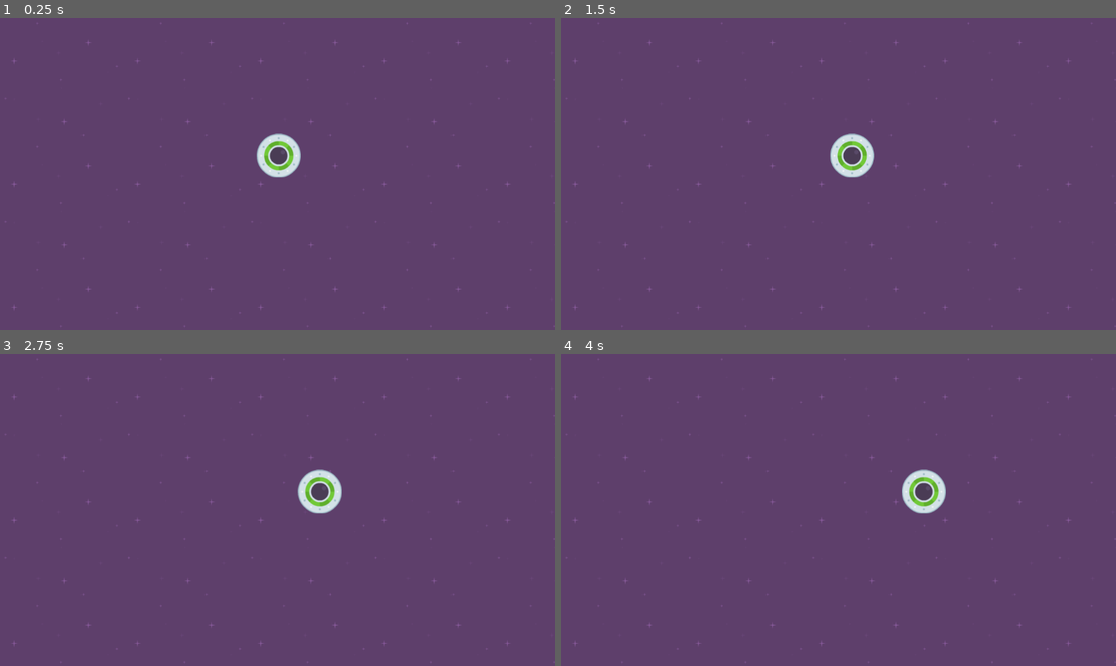
Above: before the commit, frames 1-4 (two rows, left to right).
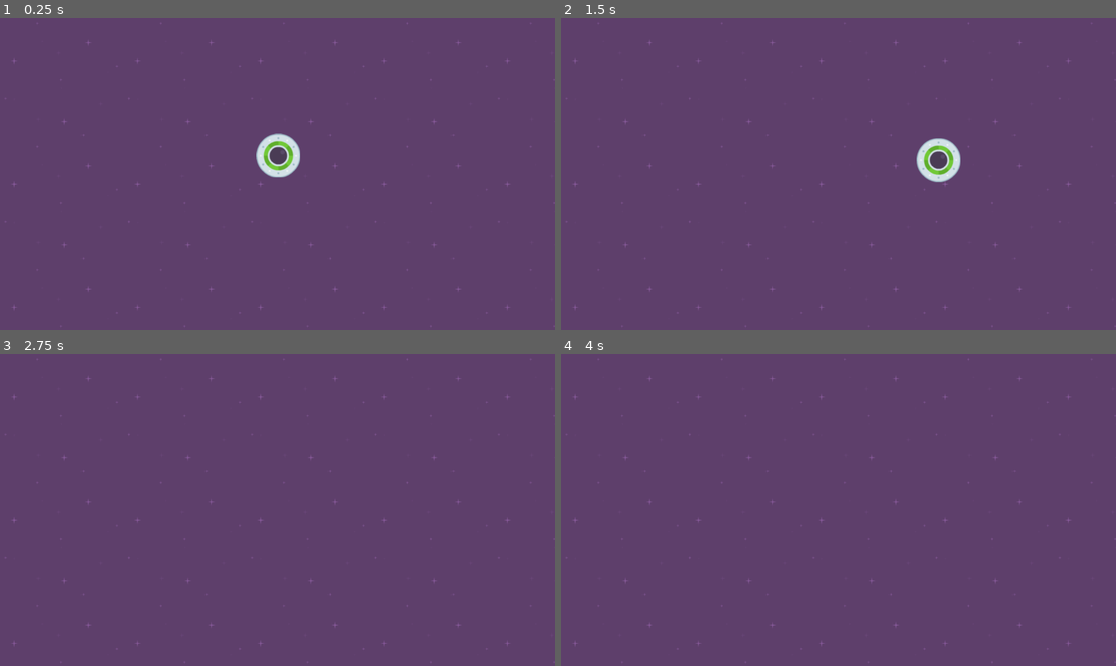
Above: after the commit, the same moments.

Repository: Lefasto/speedy_saucer
Game: Godot game, scene res://level_1.tscn
Two runs of this game, one before a commit and one after it. Both use one fixed random seed, a clock stepped at 60 frames per second and the inputs below.
Inputs:
- Up to frame 1 (0.25 s): no input
- Up to frame 2 (1.5 s): hold Right (move_right, bound only after the commit) 0.53-1.28 s; hold Down (move_down, bound only after the commit) from 1.28 s (still down)
- Up to frame 3 (2.75 s): release Down (move_down, bound only after the commit) at 2.03 s; hold Right (move_right, bound only after the commit) from 2.03 s (still down)
- Up to frame 4 (4 s): release Right (move_right, bound only after the commit) at 2.78 s; hold Up (move_up, bound only after the commit) 2.78-3.53 s; hold Left (move_left, bound only after the commit) from 3.53 s (still down)

The runs differ from the first frame. In frame 1, 0.1% of the frame differs, in the area x 46-55%, y 38-51%; in frame 2, 1.5%, in the area x 48-72%, y 36-53%; in frame 3, 0.8%; in frame 4, 0.8%.

Commit message:
add player input

Diff:
--- a/player.gd
+++ b/player.gd
@@ -1,12 +1,12 @@
 extends RigidBody2D
 
-
-# Called when the node enters the scene tree for the first time.
-func _ready() -> void:
-	pass
-
-func _process(delta: float) -> void:
-	pass
-
 func _physics_process(delta: float) -> void:
-	apply_force(Vector2(25, 0))
+	var force: int = 500
+	if Input.is_action_pressed("move_right"):
+		apply_force(Vector2(force, 0))
+	if Input.is_action_pressed("move_left"):
+		apply_force(Vector2(-force, 0))
+	if Input.is_action_pressed("move_up"):
+		apply_force(Vector2(0, -force))
+	if Input.is_action_pressed("move_down"):
+		apply_force(Vector2(0, force))
--- a/project.godot
+++ b/project.godot
@@ -18,3 +18,30 @@
 [dotnet]
 
 project/assembly_name="SpeedySaucer"
+
+[input]
+
+move_right={
+"deadzone": 0.5,
+"events": [Object(InputEventKey,"resource_local_to_scene":false,"resource_name":"","device":0,"window_id":0,"alt_pressed":false,"shift_pressed":false,"ctrl_pressed":false,"meta_pressed":false,"pressed":false,"keycode":0,"physical_keycode":4194321,"key_label":0,"unicode":0,"location":0,"echo":false,"script":null)
+, Object(InputEventKey,"resource_local_to_scene":false,"resource_name":"","device":0,"window_id":0,"alt_pressed":false,"shift_pressed":false,"ctrl_pressed":false,"meta_pressed":false,"pressed":false,"keycode":0,"physical_keycode":68,"key_label":0,"unicode":0,"location":0,"echo":false,"script":null)
+]
+}
+move_left={
+"deadzone": 0.5,
+"events": [Object(InputEventKey,"resource_local_to_scene":false,"resource_name":"","device":0,"window_id":0,"alt_pressed":false,"shift_pressed":false,"ctrl_pressed":false,"meta_pressed":false,"pressed":false,"keycode":0,"physical_keycode":4194319,"key_label":0,"unicode":0,"location":0,"echo":false,"script":null)
+, Object(InputEventKey,"resource_local_to_scene":false,"resource_name":"","device":0,"window_id":0,"alt_pressed":false,"shift_pressed":false,"ctrl_pressed":false,"meta_pressed":false,"pressed":false,"keycode":0,"physical_keycode":65,"key_label":0,"unicode":0,"location":0,"echo":false,"script":null)
+]
+}
+move_up={
+"deadzone": 0.5,
+"events": [Object(InputEventKey,"resource_local_to_scene":false,"resource_name":"","device":0,"window_id":0,"alt_pressed":false,"shift_pressed":false,"ctrl_pressed":false,"meta_pressed":false,"pressed":false,"keycode":0,"physical_keycode":4194320,"key_label":0,"unicode":0,"location":0,"echo":false,"script":null)
+, Object(InputEventKey,"resource_local_to_scene":false,"resource_name":"","device":0,"window_id":0,"alt_pressed":false,"shift_pressed":false,"ctrl_pressed":false,"meta_pressed":false,"pressed":false,"keycode":0,"physical_keycode":87,"key_label":0,"unicode":0,"location":0,"echo":false,"script":null)
+]
+}
+move_down={
+"deadzone": 0.5,
+"events": [Object(InputEventKey,"resource_local_to_scene":false,"resource_name":"","device":0,"window_id":0,"alt_pressed":false,"shift_pressed":false,"ctrl_pressed":false,"meta_pressed":false,"pressed":false,"keycode":0,"physical_keycode":4194322,"key_label":0,"unicode":0,"location":0,"echo":false,"script":null)
+, Object(InputEventKey,"resource_local_to_scene":false,"resource_name":"","device":0,"window_id":0,"alt_pressed":false,"shift_pressed":false,"ctrl_pressed":false,"meta_pressed":false,"pressed":false,"keycode":0,"physical_keycode":83,"key_label":0,"unicode":0,"location":0,"echo":false,"script":null)
+]
+}
